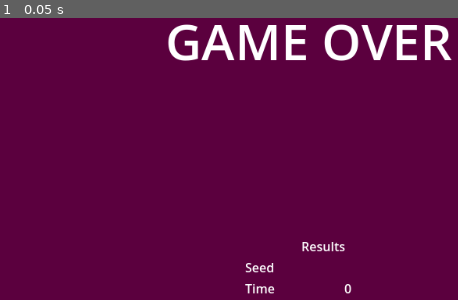
Above: before the commit, frame 1.
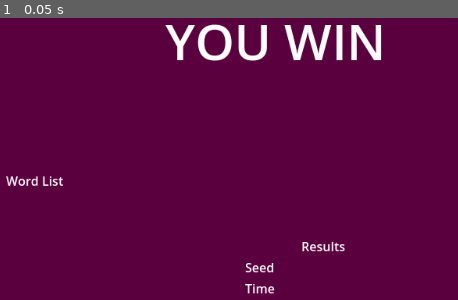
Above: after the commit, the same moment.

Repository: sugarvoid/alpha-space
Game: Godot game, scene res://game/screen/gameover_screen/gameover_screen.tscn
The game is run twice, just before and just after one commit, with the same random seed, the same clock (stepped at 60 frames per second) and the same inputs. This scene is started directly instead of the project's main scene.
Inputs:
- Up to frame 1 (0.05 s): no input

The runs differ from the first frame. In frame 1, 4.7% of the frame differs, in the area x 1-99%, y 2-98%.

Commit message:
Add words used list to end screen

Diff:
--- a/game/autoload/player_data.gd
+++ b/game/autoload/player_data.gd
@@ -3,6 +3,9 @@
 
 var completed_daily_run: bool
 var _time_taken: float
+var time_string: String
+var word_list: Array[WordObject]
+var score_list: Array[int]
 
 
 # Called when the node enters the scene tree for the first time.
@@ -18,3 +21,9 @@
 # Called every frame. 'delta' is the elapsed time since the previous frame.
 func _process(delta):
 	pass
+
+func add_word_to_list(word: String, score: int) -> void:
+	word_list
+
+func add_score_to_list(score: int) -> void:
+	score_list.append(score)
--- a/game/game.gd
+++ b/game/game.gd
@@ -102,6 +102,13 @@
 		self.hud.play_score_animation(word_manager.get_running_score())
 		self._lower_distance_left(self.word_manager.get_running_score())
 		_update_dis_to_goal_label()
+		#####
+		var good_word: WordObject = WordObject.new()
+		good_word.word = word_manager.running_word
+		good_word.score = word_manager.get_running_score()
+		PlayerData.word_list.append(good_word)
+		#####
+
 	else:
 		# TODO: Remove me!
 		# take a life????
@@ -135,6 +142,7 @@
 
 	# get time from hud
 	var player_time: float = self.hud.get_stopwatch_time()
+	PlayerData.time_string = self.hud.get_stopwatch_string()
 
 	# send that time to player_data
 	PlayerData.set_time(player_time)
--- a/game/hud/hud.gd
+++ b/game/hud/hud.gd
@@ -42,3 +42,6 @@
 
 func get_stopwatch_time() -> float:
 	return self._stopwatch.get_time_elaspsed()
+
+func get_stopwatch_string() -> String:
+	return self._stopwatch.get_elaspsed_string()
--- a/game/screen/gameover_screen/gameover_screen.gd
+++ b/game/screen/gameover_screen/gameover_screen.gd
@@ -7,6 +7,8 @@
 @onready var lbl_time: Label = get_node("Results/Time/lbl_time")
 @onready var lbl_seed_name: Label = get_node("Results/Seed/lbl_seed_name")
 
+const  p_WordLine = preload("res://game/screen/gameover_screen/word_line.tscn")
+
 
 func _ready():
 	# set seed label
@@ -15,11 +17,18 @@
 
 	# set time label
 	var player_time: float = snapped(PlayerData.get_time(), 0.10)
-	self.lbl_time.text = str(snapped(PlayerData.get_time(), 0.1))
+	self.lbl_time.text = str(PlayerData.time_string)
 
 	var unix_time = Time.get_unix_time_from_system()
 	print(Time.get_date_string_from_unix_time(unix_time))
-	pass # Replace with function body.
+	_fill_word_list()
+
+
+func _fill_word_list() -> void:
+	for w in PlayerData.word_list:
+		var new_line: WordLine = p_WordLine.instantiate()
+		new_line.set_up_line(w.word, w.score)
+		$VBoxContainer/WordListScroll/WordList.add_child(new_line)
 
 
 func _show_leaderboard() -> void:
--- a/game/screen/gameover_screen/gameover_screen.tscn
+++ b/game/screen/gameover_screen/gameover_screen.tscn
@@ -13,47 +13,55 @@
 script = ExtResource("1_tr1r3")
 
 [node name="TextureRect" type="TextureRect" parent="."]
+layout_mode = 0
 offset_right = 40.0
 offset_bottom = 40.0
 texture = ExtResource("1_f0xmc")
 
 [node name="ColorRect" type="ColorRect" parent="."]
+layout_mode = 0
 offset_right = 1114.0
 offset_bottom = 671.0
 color = Color(0.356863, 0, 0.243137, 1)
 
 [node name="Label" type="Label" parent="."]
+layout_mode = 0
 offset_left = 318.0
 offset_top = 62.0
 offset_right = 685.0
 offset_bottom = 153.0
 theme_override_font_sizes/font_size = 64
-text = "GAME OVER"
+text = "YOU WIN"
 
 [node name="Results" type="VBoxContainer" parent="."]
+layout_mode = 0
 offset_left = 420.0
 offset_top = 358.0
 offset_right = 621.0
 offset_bottom = 523.0
 
 [node name="Label" type="Label" parent="Results"]
+layout_mode = 2
 offset_right = 201.0
 offset_bottom = 26.0
 text = "Results"
 horizontal_alignment = 1
 
 [node name="Seed" type="HBoxContainer" parent="Results"]
+layout_mode = 2
 offset_top = 30.0
 offset_right = 201.0
 offset_bottom = 56.0
 
 [node name="static_" type="Label" parent="Results/Seed"]
 custom_minimum_size = Vector2i(60, 0)
+layout_mode = 2
 offset_right = 60.0
 offset_bottom = 26.0
 text = "Seed"
 
 [node name="lbl_seed_name" type="Label" parent="Results/Seed"]
+layout_mode = 2
 offset_left = 64.0
 offset_right = 201.0
 offset_bottom = 26.0
@@ -62,20 +70,51 @@
 horizontal_alignment = 1
 
 [node name="Time" type="HBoxContainer" parent="Results"]
+layout_mode = 2
 offset_top = 60.0
 offset_right = 201.0
 offset_bottom = 86.0
 
 [node name="static_" type="Label" parent="Results/Time"]
 custom_minimum_size = Vector2i(60, 0)
+layout_mode = 2
 offset_right = 60.0
 offset_bottom = 26.0
 text = "Time"
 
 [node name="lbl_time" type="Label" parent="Results/Time"]
+layout_mode = 2
 offset_left = 64.0
 offset_right = 201.0
 offset_bottom = 26.0
 size_flags_horizontal = 3
 text = "00.00"
 horizontal_alignment = 1
+
+[node name="VBoxContainer" type="VBoxContainer" parent="."]
+layout_mode = 0
+offset_left = 86.0
+offset_top = 274.0
+offset_right = 216.0
+offset_bottom = 444.0
+metadata/_edit_group_ = true
+
+[node name="Label" type="Label" parent="VBoxContainer"]
+layout_mode = 2
+offset_right = 130.0
+offset_bottom = 26.0
+text = "Word List"
+horizontal_alignment = 1
+vertical_alignment = 1
+
+[node name="WordListScroll" type="ScrollContainer" parent="VBoxContainer"]
+layout_mode = 2
+offset_top = 30.0
+offset_right = 130.0
+offset_bottom = 170.0
+size_flags_vertical = 3
+
+[node name="WordList" type="VBoxContainer" parent="VBoxContainer/WordListScroll"]
+layout_mode = 2
+offset_right = 130.0
+size_flags_horizontal = 3
--- /dev/null
+++ b/game/screen/gameover_screen/word_line.gd
@@ -0,0 +1,22 @@
+class_name WordLine
+extends HBoxContainer
+
+@onready var lbl_word: Label = get_node("lbl_word")
+@onready var lbl_score: Label = get_node("lbl_score")
+
+var word: String
+var score: int
+
+
+func set_up_line(word: String, score: int) -> void:
+	self.word = word
+	self.score = score
+
+
+func _ready():
+	self.lbl_score.text = str(self.score)
+	self.lbl_word.text = self.word
+
+
+func _process(delta):
+	pass
--- /dev/null
+++ b/game/screen/gameover_screen/word_line.tscn
@@ -0,0 +1,23 @@
+[gd_scene load_steps=2 format=3 uid="uid://d2uxk62ef7x6n"]
+
+[ext_resource type="Script" path="res://game/screen/gameover_screen/word_line.gd" id="1_8nbeu"]
+
+[node name="WordLine" type="HBoxContainer"]
+offset_right = 130.0
+offset_bottom = 26.0
+script = ExtResource("1_8nbeu")
+
+[node name="lbl_word" type="Label" parent="."]
+offset_right = 63.0
+offset_bottom = 26.0
+size_flags_horizontal = 3
+text = "Word 1"
+horizontal_alignment = 1
+
+[node name="lbl_score" type="Label" parent="."]
+offset_left = 67.0
+offset_right = 130.0
+offset_bottom = 26.0
+size_flags_horizontal = 3
+text = "8"
+horizontal_alignment = 1
--- a/game/stop_watch/stop_watch.gd
+++ b/game/stop_watch/stop_watch.gd
@@ -6,6 +6,7 @@
 
 # Called when the node enters the scene tree for the first time.
 func _ready():
+	print(seconds2hhmmss(734.54))
 	pass # Replace with function body.
 
 
@@ -24,6 +25,17 @@
 func get_time_elaspsed() -> float:
 	return self._elapsed
 
+func get_elaspsed_string() -> String:
+	return seconds2hhmmss(_elapsed)
+
 func reset() -> void:
 	self._elapsed = 0
 	self.is_running = false
+
+func seconds2hhmmss(total_seconds: float) -> String:
+	#total_seconds = 12345
+	var seconds:float = fmod(total_seconds , 60.0)
+	var minutes:int   =  int(total_seconds / 60.0) % 60
+	var hours:  int   =  int(total_seconds / 3600.0)
+	var hhmmss_string:String = "%02d:%05.2f" % [minutes, seconds]
+	return hhmmss_string
--- /dev/null
+++ b/game/word_object.gd
@@ -0,0 +1,5 @@
+class_name WordObject
+extends RefCounted
+
+var word: String
+var score: int
--- a/project.godot
+++ b/project.godot
@@ -69,10 +69,20 @@
 "language": &"GDScript",
 "path": "res://game/stop_watch/stop_watch.gd"
 }, {
+"base": "HBoxContainer",
+"class": &"WordLine",
+"language": &"GDScript",
+"path": "res://game/screen/gameover_screen/word_line.gd"
+}, {
 "base": "Object",
 "class": &"WordManager",
 "language": &"GDScript",
 "path": "res://game/manager/word_manager.gd"
+}, {
+"base": "RefCounted",
+"class": &"WordObject",
+"language": &"GDScript",
+"path": "res://game/word_object.gd"
 }]
 _global_script_class_icons={
 "BankSlot": "",
@@ -87,7 +97,9 @@
 "MeteorManager": "",
 "Player": "",
 "StopWatch": "",
-"WordManager": ""
+"WordLine": "",
+"WordManager": "",
+"WordObject": ""
 }
 
 [application]
